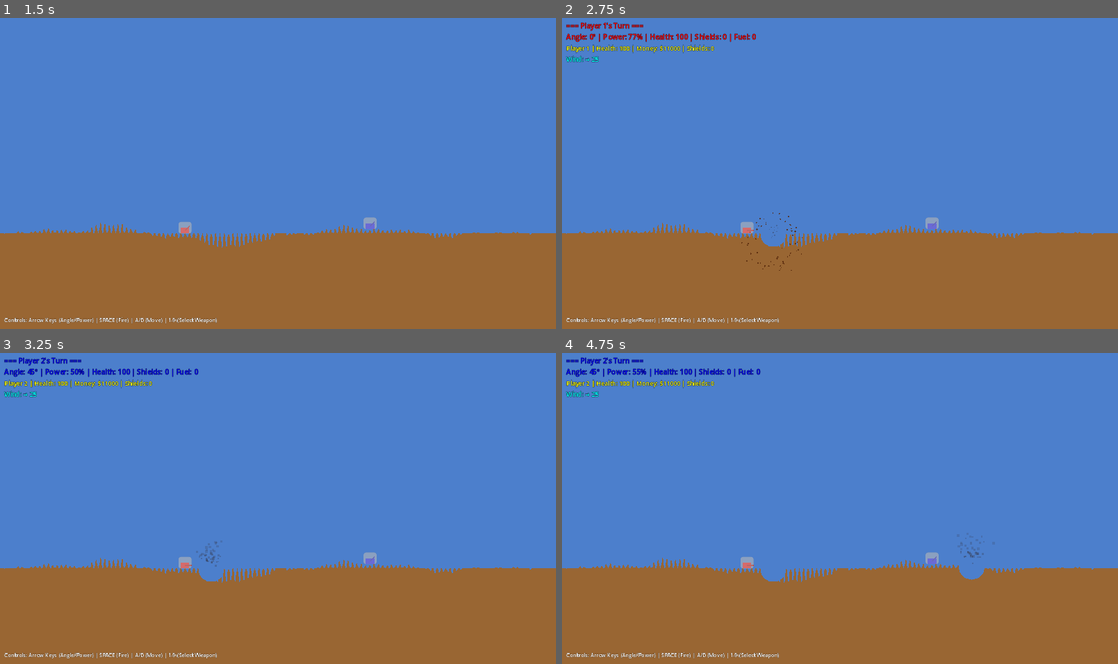
Above: before the commit, frames 1-4 (two rows, left to right).
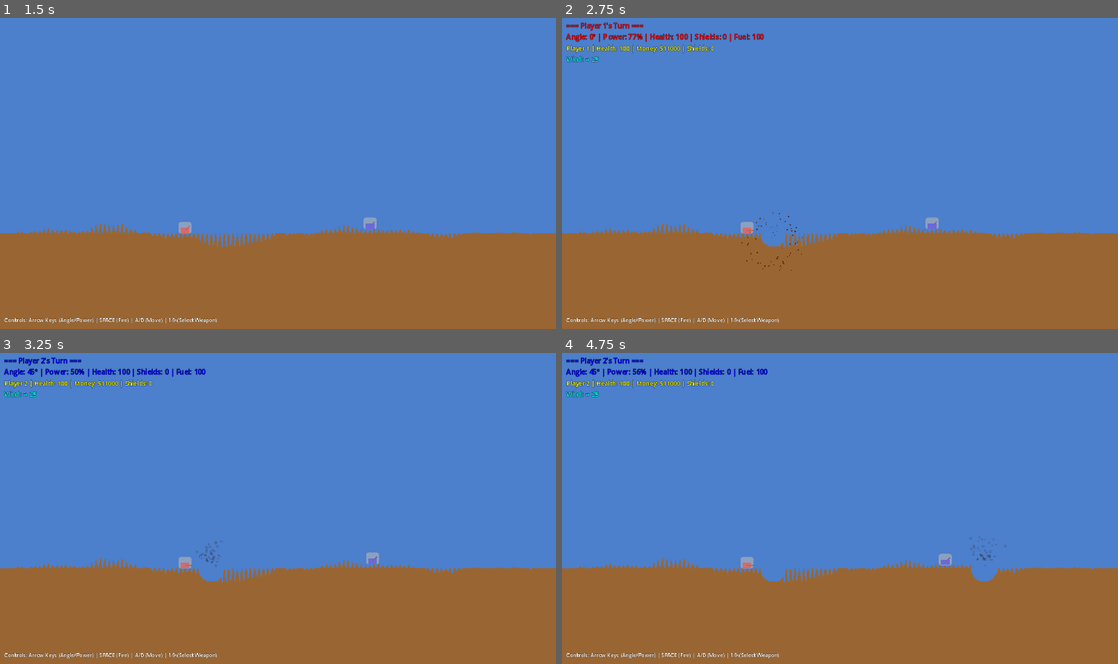
Above: after the commit, the same moments.

Repository: thamam/Games
Game: Godot game, scene res://scenes/Main.tscn
Two runs of this game, one before a commit and one after it. Both use one fixed random seed, a clock stepped at 60 frames per second and the inputs below.
Inputs:
- Up to frame 1 (1.5 s): tap Enter at 0.5 s; hold D (move_right) from 0.53 s (still down); tap Space (fire) at 0.6 s; tap Up (ui_up) at 0.77 s; tap R at 1.35 s
- Up to frame 2 (2.75 s): tap Up (ui_up) at 1.52 s; tap Space (fire) at 2, 2.1 s; release D (move_right) at 2.03 s; hold A (move_left) from 2.03 s (still down)
- Up to frame 3 (3.25 s): release A (move_left) at 2.78 s; hold D (move_right) from 2.78 s (still down); tap R at 2.85 s; tap Up (ui_up) at 3.02 s
- Up to frame 4 (4.75 s): tap Enter at 3.5 s; tap Space (fire) at 3.6 s; tap Up (ui_up) at 3.77, 4.52 s; release D (move_right) at 4.28 s; hold A (move_left) from 4.28 s (still down); tap R at 4.35 s

Frame 1 is identical in both runs. In frame 2, less than 0.1% of the frame differs, in the area x 34-37%, y 4-8%; in frame 3, less than 0.1%; in frame 4, 0.6%, in the area x 13-80%, y 4-74%.

Commit message:
Add starting fuel for tank movement and create implementation plan
Fuel System Fix:
- Players now start with 100 fuel for testing
- Enables tank movement with A/D keys immediately
- Note: Fuel will be purchasable once shop system is implemented

Implementation Plan:
- Created comprehensive roadmap based on GDD requirements
- Identified all missing features across 3 phases
- Prioritized shop system as critical next step
- Defined test plans for each feature
- Listed 20+ weapons needing implementation
- Outlined AI system requirements (3 difficulty levels)

Controls Reminder:
- Arrow Keys: Adjust cannon angle (left/right) and power (up/down)
- A/D Keys: Move tank (requires fuel)
- Space: Fire weapon
- 1-9: Select weapon
- ESC: Pause

Next Priority: Implement shop/purchase system (blocking economy gameplay)

🤖 Generated with [Claude Code](https://claude.com/claude-code)

Co-Authored-By: Claude <noreply@anthropic.com>

Diff:
--- a/Scorch/ScorchedEarth/scripts/GameManager.gd
+++ b/Scorch/ScorchedEarth/scripts/GameManager.gd
@@ -74,7 +74,7 @@
 			"inventory": {},
 			"shields": 0,
 			"parachutes": 0,
-			"fuel": 0
+			"fuel": 100  # Starting fuel for testing (normally purchased from shop)
 		}
 		players.append(player_data)
 		active_players.append(i)
Not shown, added: Scorch/claudedocs/IMPLEMENTATION_PLAN.md
